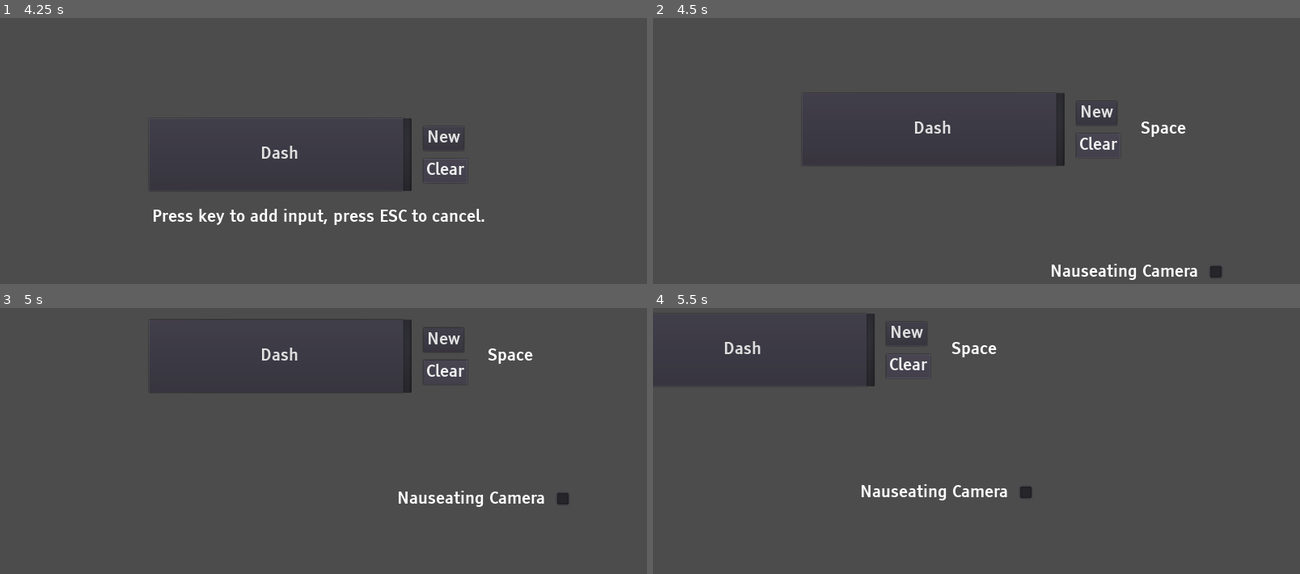
Above: before the commit, frames 1-4 (two rows, left to right).
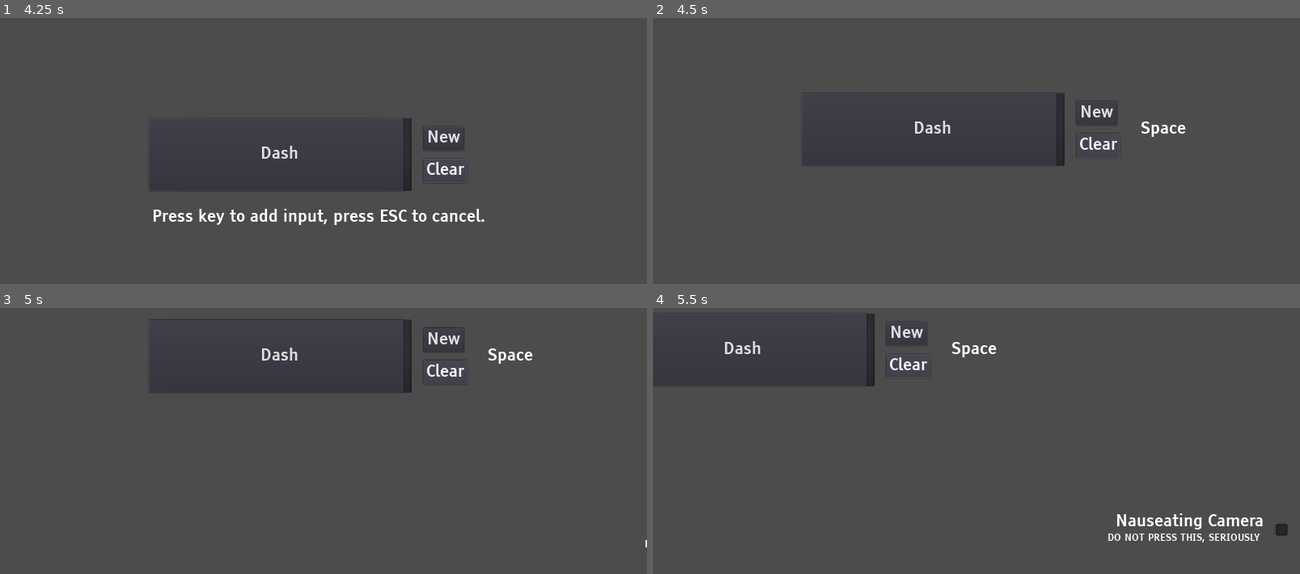
Above: after the commit, the same moments.

Repository: mOtHNOg/GWJ37---Inside-the-machine
Game: Godot game, scene res://scenes/World.tscn
Same seed, same stepped clock (60 frames per second), same inputs: the game is played once before the commit and once after it.
Inputs:
- Up to frame 1 (4.25 s): click "Dash" at 0.5 s; tap Enter at 1.25 s; hold D (Right) 1.28-2 s; tap Space (Dash) at 1.35 s; click "New" at 2 s; click "New" at 2.75 s; click "Clear" at 3.5 s
- Up to frame 2 (4.5 s): tap Space at 4.25 s; hold S (Down) from 4.28 s (still down)
- Up to frame 3 (5 s): keep holding S (Down)
- Up to frame 4 (5.5 s): release S (Down) at 5.03 s; hold D (Right) from 5.03 s (still down); tap Space (Dash) at 5.1 s

Frame 1 is identical in both runs. In frame 2, 0.6% of the frame differs, in the area x 61-88%, y 92-99%; in frame 3, 0.6%; in frame 4, 1.5%, in the area x 32-99%, y 66-89%.

Commit message:
checkbox warning, nauseating camera tweaks, stuff

Diff:
--- /dev/null
+++ b/assets/font/default_font_small.tres
@@ -0,0 +1,7 @@
+[gd_resource type="DynamicFont" load_steps=2 format=2]
+
+[ext_resource path="res://assets/font/TiresiasInfofont-OVA33.ttf" type="DynamicFontData" id=1]
+
+[resource]
+size = 20
+font_data = ExtResource( 1 )
--- a/project.godot
+++ b/project.godot
@@ -65,6 +65,11 @@
 , Object(InputEventKey,"resource_local_to_scene":false,"resource_name":"","device":0,"alt":false,"shift":false,"control":false,"meta":false,"command":false,"pressed":false,"scancode":16777238,"unicode":0,"echo":false,"script":null)
  ]
 }
+hidden_nauseating_cam_deactivate={
+"deadzone": 0.5,
+"events": [ Object(InputEventKey,"resource_local_to_scene":false,"resource_name":"","device":0,"alt":false,"shift":false,"control":true,"meta":false,"command":true,"pressed":false,"scancode":47,"unicode":0,"echo":false,"script":null)
+ ]
+}
 
 [physics]
 
--- a/scenes/ControllableCamera.gd
+++ b/scenes/ControllableCamera.gd
@@ -26,7 +26,7 @@
 
 # nauseating camera
 var nauseating_rotation: float = 0.0
-const ROTATION_AMOUNT_PER_FRAME = 100.0
+const ROTATION_AMOUNT_PER_FRAME = 200.0
 const ROTOFUDGE = 8.0
 
 func _physics_process(delta) -> void:
@@ -73,14 +73,13 @@
 	# NAUSEATING CAMERA WOOOOOOOOO!!!!!
 
 	if Settings.nauseating_camera:
-		nauseating_rotation += rand_range(ROTATION_AMOUNT_PER_FRAME * 0.1, ROTATION_AMOUNT_PER_FRAME) * delta
-		rotation_degrees = lerp(rotation_degrees,
-			sin(global_position.length() * 0.01) * 360 + nauseating_rotation, ROTOFUDGE * delta)
+		nauseating_rotation += rand_range(-ROTATION_AMOUNT_PER_FRAME, ROTATION_AMOUNT_PER_FRAME) * delta
+		rotation_degrees = lerp(rotation_degrees, sin(global_position.length() * 0.01) * 360 + nauseating_rotation, ROTOFUDGE * 0.5 * delta)
 
 		# lerp zoom to make the changes slightly more gradual (you're welcome)
 		zoom = lerp(zoom, Vector2(rand_range(0.5, 2), rand_range(0.5, 2)), ROTOFUDGE * delta)
 	else:
-		zoom = Vector2(1, 1)
+		zoom = lerp(zoom, Vector2(1, 1), ROTOFUDGE * delta)
 		nauseating_rotation = 0
 
 		var nearest_rotation = stepify(rotation_degrees, 360)
--- a/scenes/World.tscn
+++ b/scenes/World.tscn
@@ -15,10 +15,18 @@
 
 [node name="InputConfig" parent="." instance=ExtResource( 3 )]
 
-[node name="MyCheckBox" parent="." instance=ExtResource( 1 )]
-margin_left = 592.0
-margin_top = 370.0
-margin_right = 592.0
-margin_bottom = 370.32
+[node name="Checkboxes" type="Control" parent="."]
+margin_right = 40.0
+margin_bottom = 40.0
+__meta__ = {
+"_edit_use_anchors_": false
+}
+
+[node name="NauseatingCamera" parent="Checkboxes" instance=ExtResource( 1 )]
+margin_left = 1098.0
+margin_top = 428.0
+margin_right = 1098.0
+margin_bottom = 428.32
 label_text = "Nauseating Camera"
 setting = "nauseating_camera"
+show_warning = true
--- a/scenes/ui/InputConfig.gd
+++ b/scenes/ui/InputConfig.gd
@@ -7,7 +7,7 @@
 
 onready var raw_action_list: Array = InputMap.get_actions()
 var action_list: Array = []
-var excluded_action_text: Array = ["ui", "mouse"]
+var excluded_action_text: Array = ["ui", "mouse", "hidden"]
 
 var selected_action: int
 
--- a/scenes/ui/MyCheckBox.gd
+++ b/scenes/ui/MyCheckBox.gd
@@ -2,13 +2,27 @@
 extends Control
 
 onready var label := $Label
+onready var warning := $Warning
+onready var checkbox := $CheckBox
 
 export var label_text: String = ""
 export var setting: String = ""
+export var show_warning: bool = false
+export var warning_text: String = "DO NOT PRESS THIS, SERIOUSLY"
+
+func _ready():
+	if show_warning:
+		checkbox.rect_position.y += 16
 
 func _process(delta):
 	label.text = label_text
 
+	warning.visible = show_warning
+	warning.text = warning_text
+
+	# If setting is changed from an external source, button will update
+	checkbox.pressed = Settings.get(setting)
+
 func _on_CheckBox_toggled(button_pressed):
 	Settings.set(setting, button_pressed)
 	print(button_pressed)
--- a/scenes/ui/MyCheckBox.tscn
+++ b/scenes/ui/MyCheckBox.tscn
@@ -1,7 +1,8 @@
-[gd_scene load_steps=4 format=2]
+[gd_scene load_steps=5 format=2]
 
 [ext_resource path="res://assets/font/default_font.tres" type="DynamicFont" id=1]
 [ext_resource path="res://scenes/ui/MyCheckBox.gd" type="Script" id=2]
+[ext_resource path="res://assets/font/default_font_small.tres" type="DynamicFont" id=3]
 
 [sub_resource type="StyleBoxEmpty" id=1]
 
@@ -26,6 +27,20 @@
 "_edit_use_anchors_": false
 }
 
+[node name="Warning" type="Label" parent="."]
+visible = false
+margin_left = -21.0
+margin_top = 32.0
+margin_right = 288.0
+margin_bottom = 65.0
+grow_horizontal = 0
+custom_fonts/font = ExtResource( 3 )
+text = "DO NOT PRESS THIS, SERIOUSLY"
+valign = 1
+__meta__ = {
+"_edit_use_anchors_": false
+}
+
 [node name="CheckBox" type="CheckBox" parent="." groups=[
 "button",
 ]]
--- a/scripts/Global.gd
+++ b/scripts/Global.gd
@@ -3,3 +3,5 @@
 func _input(event) -> void:
 	if event.is_action_pressed("Fullscreen"):
 		OS.window_fullscreen = ! OS.window_fullscreen
+	if event.is_action_pressed("hidden_nauseating_cam_deactivate"):
+		Settings.nauseating_camera = false
